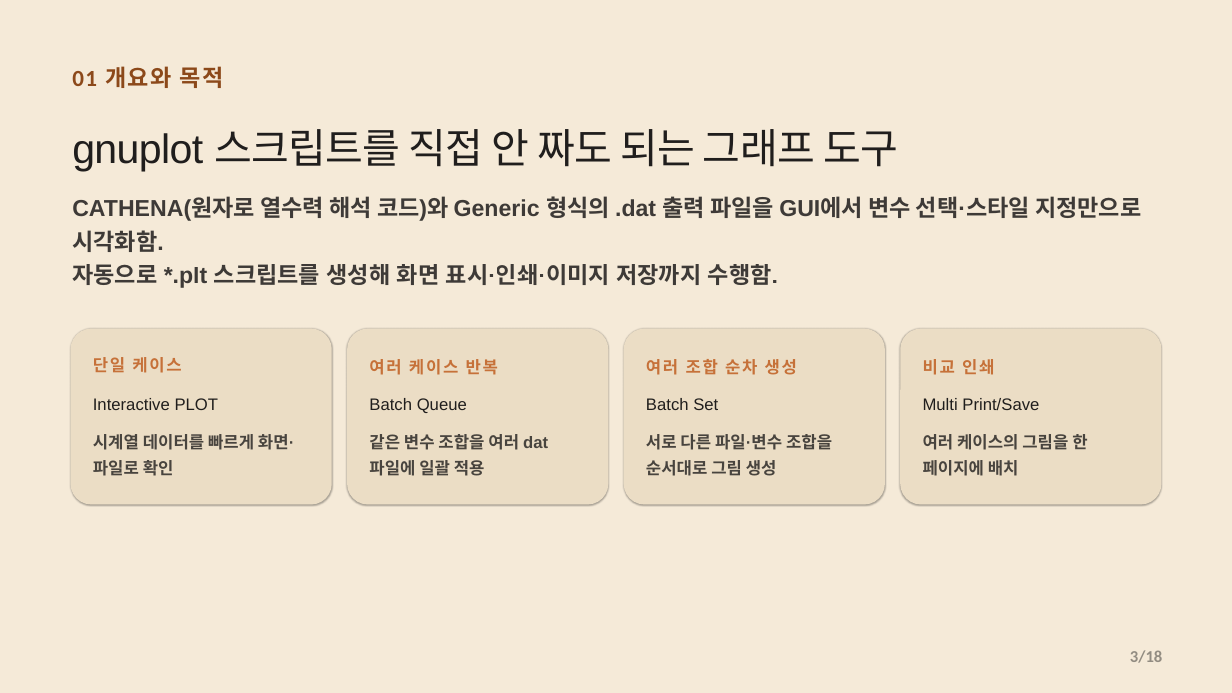
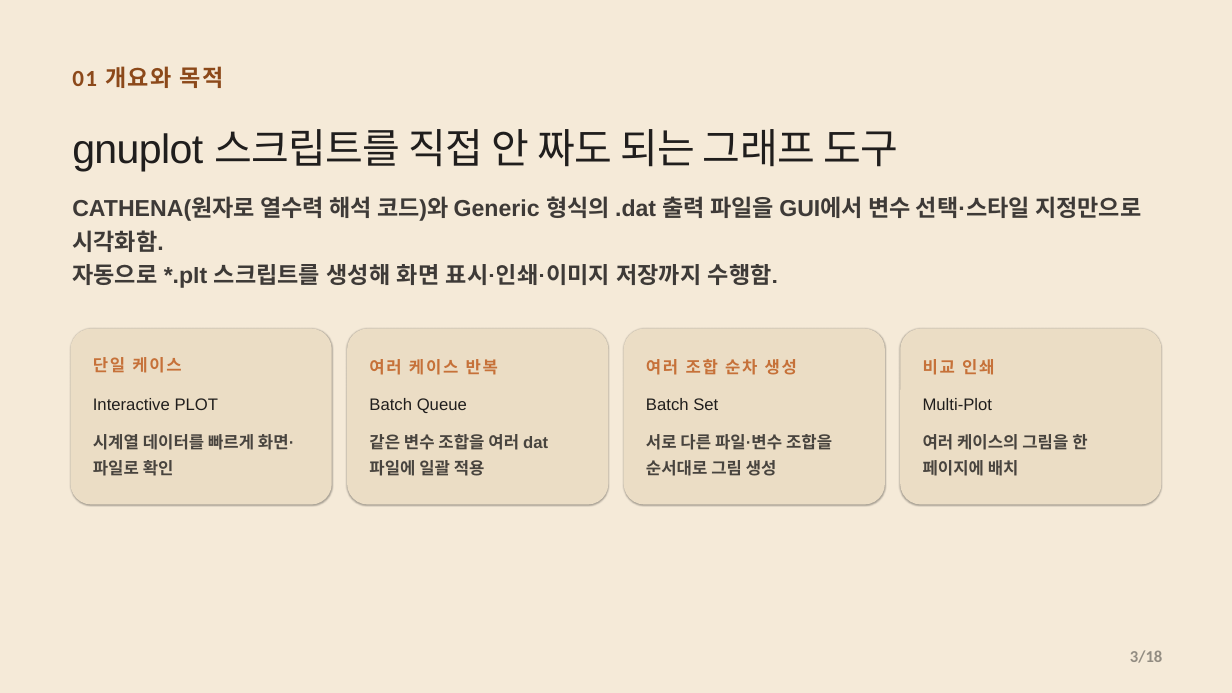
Before and after one commit to CWKIM113/CathPlot_Pub, a slide deck: slide 3 of CathPlot_Deck.pptx. Drawn at 1232x693 pixels with LibreOffice and Linux fonts; fonts in the diff are those of the drawing. Boxes give left, top, right and bottom in pixels: in the first picture for what was removed or moved away, otherwise in the second. Text is boxed around its words. In the diff, an @@ line names an element or a change of style, - is before the commit and + after.

```diff
--- a/CathPlot_Deck.pptx
+++ b/CathPlot_Deck.pptx
@@ text at (923,398,993,410): text changed @@
-Multi Print/Save
+Multi-Plot
```
Also in this commit, not shown: 3 other slides changed, 1 other file.
